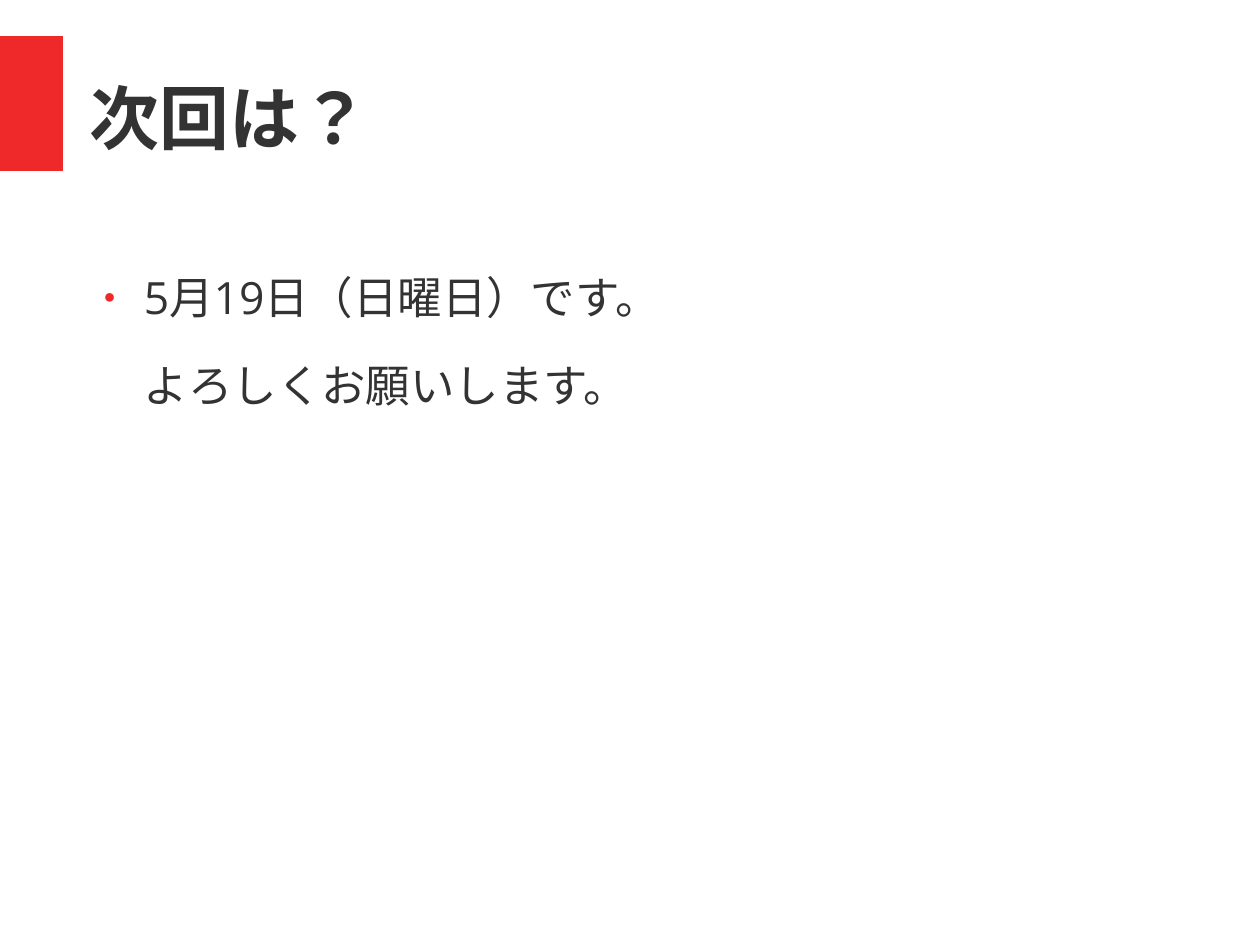
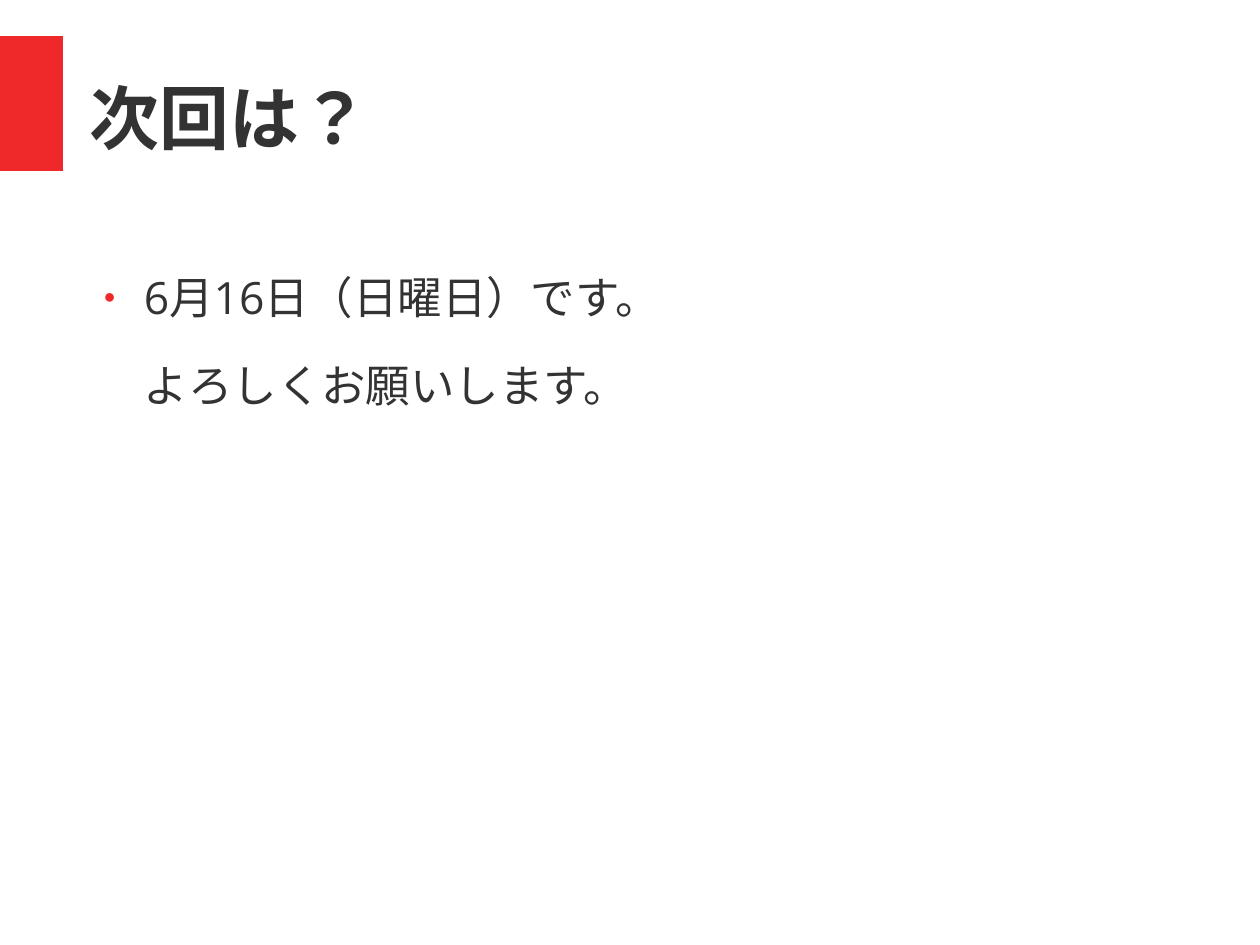
Before and after one commit to coderdojo-nada/resource, a slide deck: slide 9 of guide/coderdojo-nada紹介.odp. Drawn at 1260x945 pixels with LibreOffice and Linux fonts; fonts in the diff are those of the drawing. Boxes give left, top, right and bottom in pixels: in the first picture for what was removed or moved away, otherwise in the second. Text is boxed around its words. In the diff, an @@ line names an element or a change of style, - is before the commit and + after.

```diff
--- a/guide/coderdojo-nada紹介.odp
+++ b/guide/coderdojo-nada紹介.odp
@@ text at box(144, 276, 660, 406): text changed @@
-● 5月19日（日曜日）です。
-  よろしくお願いします。
+● 6月16日（日曜日）です。
+  よろしくお願いします。
```
Also in this commit, not shown: 1 other slide changed, 1 other file.
